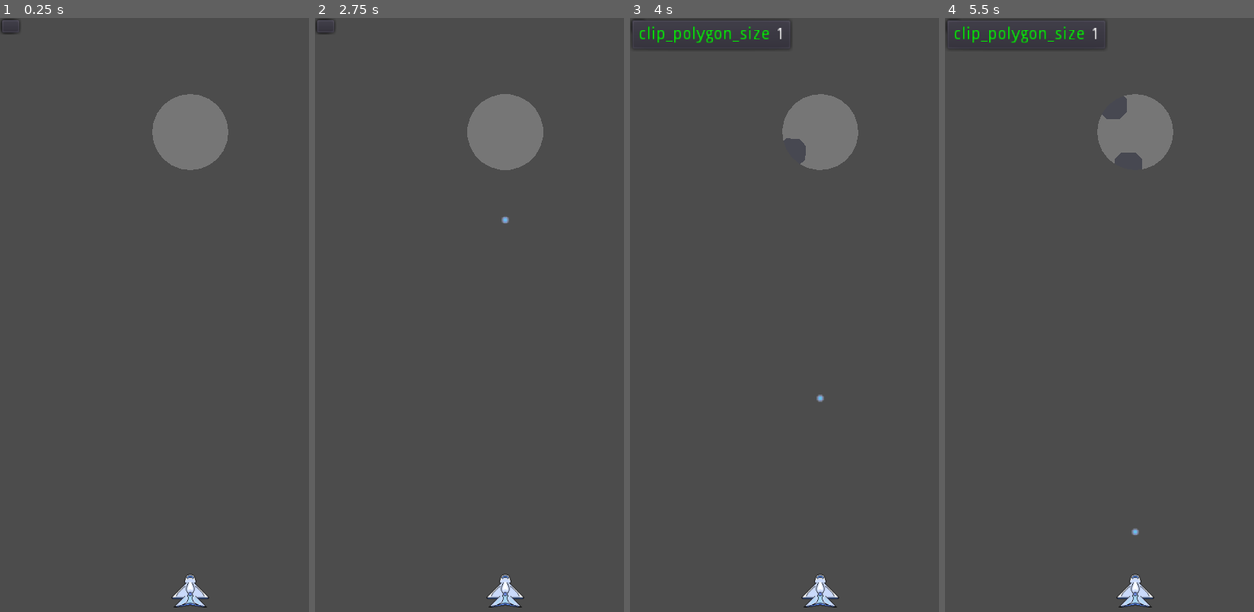
Above: before the commit, frames 1-4 (left to right).
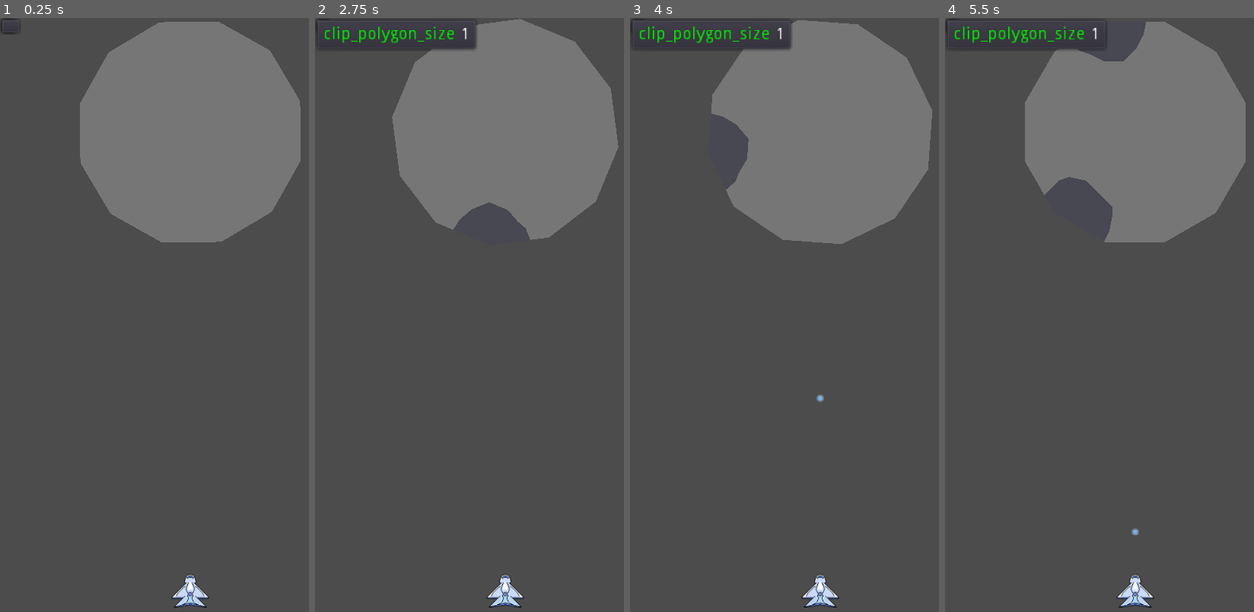
Above: after the commit, the same moments.

Repository: Umut-Umut/Godot-GokTasi
Game: Godot game, scene res://Main/Main.tscn
Same seed, same stepped clock (60 frames per second), same inputs: the game is played once before the commit and once after it.
Inputs (mouse positions are in pixels of both pictures, inside the frame that each line leads up to):
- Up to frame 1 (0.25 s): no input
- Up to frame 2 (2.75 s): move the mouse to (590, 291) at 0.52 s; hold Up (ui_up) 0.53-1.28 s; click (590, 291) at 0.67 s; move the mouse to (429, 350) at 1.27 s; hold Down (ui_down) 1.28-2.03 s; move the mouse to (543, 190) at 2.02 s; hold Up (ui_up) from 2.03 s (still down)
- Up to frame 3 (4 s): move the mouse to (799, 445) at 2.77 s; click (799, 445) at 2.92 s; move the mouse to (935, 415) at 3.52 s; release Up (ui_up) at 3.53 s; hold Down (ui_down) from 3.53 s (still down)
- Up to frame 4 (5.5 s): keep holding Down (ui_down); move the mouse to (1022, 231) at 4.27 s; move the mouse to (1155, 320) at 5.02 s; click (1155, 320) at 5.17 s

The runs differ from the first frame. In frame 1, 19% of the frame differs, in the area x 25-98%, y 0-38%; in frame 2, 18%; in frame 3, 18%; in frame 4, 17%.

Commit message:
Artik birden fazla parca ayni anda kopabiliyor ve oyun bittiginde de son parca direkt olarak yok olmak yerine dusuyor. Meteor.gd ye ait explosive fonksiyonu kismen temizlendi.

Diff:
--- a/Bullet/Bullet.gd
+++ b/Bullet/Bullet.gd
@@ -14,8 +14,7 @@
 
 
 func _ready():
-	hide()
-	set_process(false)
+	disable()
 
 
 func _process(_delta : float):
@@ -28,12 +27,12 @@
 	global_position = _position
 	start_pos = _position
 
-	show()
 	set_process(true)
 	node_collision.set_deferred("disabled", false)
+	show()
+
 
 func disable():
+	hide()
 	node_collision.set_deferred("disabled", true)
-
-	hide()
 	set_process(false)
--- a/Bullet/Bullet.tscn
+++ b/Bullet/Bullet.tscn
@@ -8,7 +8,7 @@
 
 [node name="Bullet" type="KinematicBody2D"]
 collision_layer = 8
-collision_mask = 4
+collision_mask = 6
 script = ExtResource( 2 )
 
 [node name="Icon" type="Sprite" parent="."]
--- a/Debug Panel/DebugPanel.gd
+++ b/Debug Panel/DebugPanel.gd
@@ -22,7 +22,7 @@
 	hBoxContainer.add_child(values)
 
 
-func update(_title : String, _value) -> void:
+func update(_title : String, _value = "") -> void:
 	if not title_labels.has(_title):
 		var title_label := Label.new()
 		var value_label := Label.new()
--- a/Meteor/Meteor.gd
+++ b/Meteor/Meteor.gd
@@ -12,15 +12,16 @@
 # explode fonksiyonunda kopan parcalari bir rigid body ile dusurebilirim.
 
 
-var clip_polygon
+var clip_polygon : Array
+var explosive_local_points : PoolVector2Array
 
 
 func _ready():
-	polygon_explosive.hide()
+#	polygon_explosive.hide()
 
 	# ChatGPT Sagolsun
-	var num_segments = 24
-	var radius = 64
+	var num_segments = 12
+	var radius = 192
 
 	var points = []
 	var angle_increment = 360.0 / num_segments
@@ -41,58 +42,104 @@
 	polygon_meteor_background.polygon = points
 
 
+	explosive_local_points = polygon_explosive.polygon
+
+
 func _process(delta):
 	rotate(delta)
+
+
+func drop_chunk(chunk_points : PoolVector2Array):
+	new_chunk = chunk_scene.instance()
+	var new_poly = Polygon2D.new()
+	new_poly.color = polygon_meteor.color
+	new_poly.polygon = chunk_points
+	new_chunk.add_child(new_poly)
+	call_deferred("add_child", new_chunk)
 
 
 func explode(collision_position : Vector2):
 	polygon_explosive.global_position = collision_position
 
+#
+#	var local_explosive : PoolVector2Array
+#	for p in polygon_explosive.polygon:
+#		local_explosive.append(p + polygon_explosive.position)
+#
+	for i in range(explosive_local_points.size()):
+		explosive_local_points[i] = polygon_explosive.polygon[i] + polygon_explosive.position
 
-	var polygon_rotated_points = []
-	for p in polygon_meteor.polygon:
-		polygon_rotated_points.append(p.rotated(self.rotation) + polygon_meteor.global_position)
+	clip_polygon = Geometry.clip_polygons_2d(polygon_meteor.polygon, explosive_local_points)
 
-	var explosive_local_points = []
-	for p in polygon_explosive.polygon:
-		explosive_local_points.append(p.rotated(self.rotation) + polygon_explosive.global_position)
-
-	clip_polygon = Geometry.clip_polygons_2d(polygon_rotated_points, explosive_local_points)
-
-	DebugPanel.update("clip_polygon_size", clip_polygon.size())
-
-	if clip_polygon.size() == 0:
-		DebugPanel.update("Oyun Bitti", 0)
-		polygon_meteor.polygon = PoolVector2Array()
-		polygon_collision.polygon = polygon_meteor.polygon
 
 	if clip_polygon.size() > 0:
-		if clip_polygon.size() == 2:
-			if clip_polygon[0].size() < clip_polygon[1].size():
-				var temp = clip_polygon[0]
-				clip_polygon[0] = clip_polygon[1]
-				clip_polygon[1] = temp
-			var new_polygon = Polygon2D.new()
+		DebugPanel.update("clip_polygon_size", clip_polygon.size())
+		polygon_meteor.polygon = clip_polygon[0]
+		polygon_collision.set_deferred("polygon", clip_polygon[0])
 
-			for i in range(clip_polygon[1].size()):
-				clip_polygon[1][i] = (clip_polygon[1][i] - polygon_meteor.global_position).rotated(-self.rotation)
+		for i in range(1, clip_polygon.size()):
+			drop_chunk(clip_polygon[i])
 
-			new_polygon.polygon = clip_polygon[1]
-			new_polygon.color = polygon_meteor.color
-			new_chunk = chunk_scene.instance()
-			new_polygon.position = polygon_meteor.position
-			new_chunk.add_child(new_polygon)
-			call_deferred("add_child", new_chunk)
+#		for i in range(1, clip_polygon.size()):
+#			new_chunk = chunk_scene.instance()
+#			var new_poly = Polygon2D.new()
+#			new_poly.color = polygon_meteor.color
+#			new_poly.polygon = clip_polygon[i]
+#			new_chunk.add_child(new_poly)
+#			call_deferred("add_child", new_chunk)
+
+	else:
+		drop_chunk(polygon_meteor.polygon)
+
+		polygon_meteor.polygon = PoolVector2Array()
+		polygon_collision.set_deferred("polygon", polygon_meteor.polygon)
+		DebugPanel.update("Oyun Bitti")
 
 
-
-		for i in range(clip_polygon[0].size()):
-			clip_polygon[0][i] = (clip_polygon[0][i] - polygon_meteor.global_position).rotated(-self.rotation)
-
-		polygon_meteor.set_deferred("polygon", clip_polygon[0])
-		polygon_collision.set_deferred("polygon", clip_polygon[0])
-
-		polygon_explosive.hide()
+#	var polygon_rotated_points = []
+#	for p in polygon_meteor.polygon:
+#		polygon_rotated_points.append(p.rotated(self.rotation) + polygon_meteor.global_position)
+#
+#	var explosive_local_points = []
+#	for p in polygon_explosive.polygon:
+#		explosive_local_points.append(p.rotated(self.rotation) + polygon_explosive.global_position)
+#
+#	clip_polygon = Geometry.clip_polygons_2d(polygon_rotated_points, explosive_local_points)
+#
+#	DebugPanel.update("clip_polygon_size", clip_polygon.size())
+#
+#	if clip_polygon.size() == 0:
+#		DebugPanel.update("Oyun Bitti", 0)
+#		polygon_meteor.polygon = PoolVector2Array()
+#		polygon_collision.polygon = polygon_meteor.polygon
+#
+#	if clip_polygon.size() > 0:
+#		if clip_polygon.size() == 2:
+#			if clip_polygon[0].size() < clip_polygon[1].size():
+#				var temp = clip_polygon[0]
+#				clip_polygon[0] = clip_polygon[1]
+#				clip_polygon[1] = temp
+#			var new_polygon = Polygon2D.new()
+#
+#			for i in range(clip_polygon[1].size()):
+#				clip_polygon[1][i] = (clip_polygon[1][i] - polygon_meteor.global_position).rotated(-self.rotation)
+#
+#			new_polygon.polygon = clip_polygon[1]
+#			new_polygon.color = polygon_meteor.color
+#			new_chunk = chunk_scene.instance()
+#			new_polygon.position = polygon_meteor.position
+#			new_chunk.add_child(new_polygon)
+#			call_deferred("add_child", new_chunk)
+#
+#
+#
+#		for i in range(clip_polygon[0].size()):
+#			clip_polygon[0][i] = (clip_polygon[0][i] - polygon_meteor.global_position).rotated(-self.rotation)
+#
+#		polygon_meteor.set_deferred("polygon", clip_polygon[0])
+#		polygon_collision.set_deferred("polygon", clip_polygon[0])
+#
+#		polygon_explosive.hide()
 
 
 func _on_ExplosiveDetector_body_entered(body):
--- a/Meteor/Meteor.tscn
+++ b/Meteor/Meteor.tscn
@@ -16,8 +16,9 @@
 color = Color( 0.282353, 0.286275, 0.321569, 1 )
 
 [node name="Explosive" type="Polygon2D" parent="."]
+visible = false
 color = Color( 0.0313726, 1, 0, 1 )
-polygon = PoolVector2Array( -8, -24, 8, -24, 24, -8, 24, 8, 8, 24, -8, 24, -24, 8, -24, -8 )
+polygon = PoolVector2Array( 0, -64, 32, -64, 48, -56, 64, -32, 64, -16, 64, 8, 64, 32, 56, 40, 32, 56, 8, 64, 0, 64, -24, 64, -32, 56, -48, 40, -56, 16, -64, 0, -64, -32, -48, -48, -24, -56, -8, -64 )
 
 [node name="CollisionPolygon2D" type="CollisionPolygon2D" parent="."]
 polygon = PoolVector2Array( 0, -16, -16, 0, 0, 16, 16, 0 )
